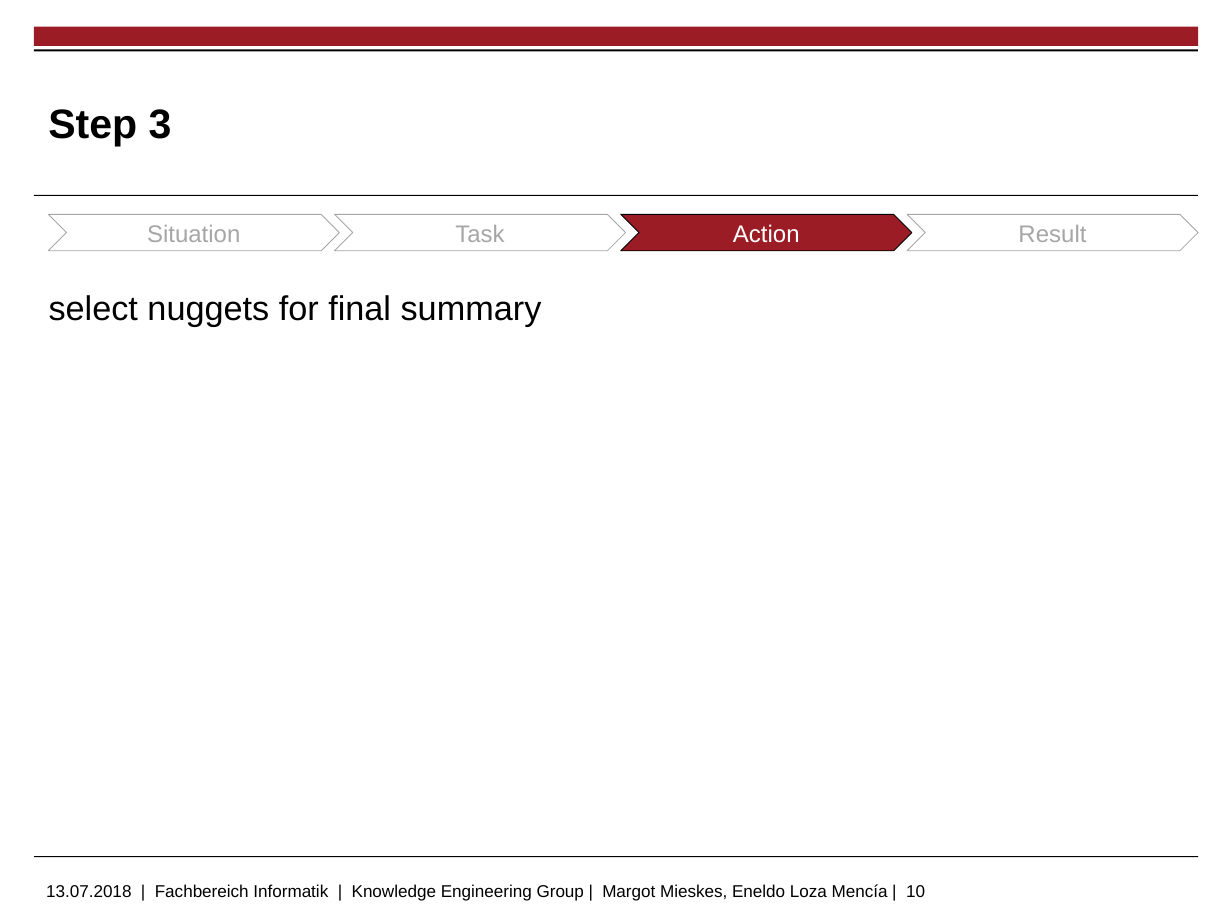
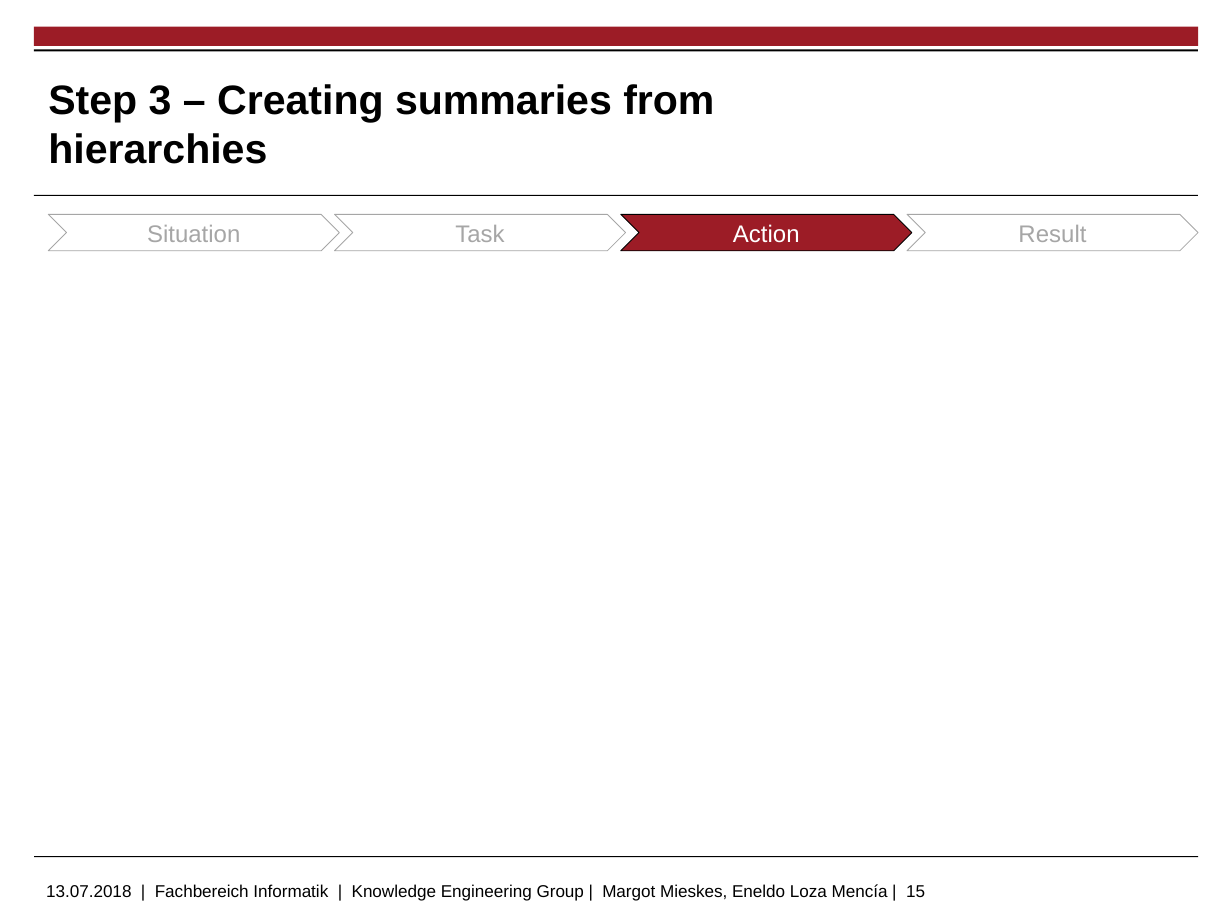
Before and after one commit to markushoehn/Auto_TextSum, a slide deck: slide 15 of presentation/20180713 Gruppe 5.pptx (slide 10 before the commit). Drawn at 1232x924 pixels with LibreOffice and Linux fonts; fonts in the diff are those of the drawing; background and template pictures are left out. Boxes give left, top, right and bottom in pixels: in the first picture for what was removed or moved away, otherwise in the second. Text is boxed around its words. In the diff, an @@ line names an element or a change of style, - is before the commit and + after.

Commit message:
added slides for pipeline step 3

```diff
--- a/presentation/20180713 Gruppe 5.pptx
+++ b/presentation/20180713 Gruppe 5.pptx
@@ title at <box>48,84,714,164</box>: text changed @@
-Step 3
+Step 3 – Creating summaries from hierarchies
@@ text removed at <box>49,295,542,327</box> @@
-select nuggets for final summary
@@ text at <box>46,884,925,901</box>: text changed @@
-13.07.2018 | Fachbereich Informatik | Knowledge Engineering Group | Margot Mieskes, Eneldo Loza Mencía | 10
+13.07.2018 | Fachbereich Informatik | Knowledge Engineering Group | Margot Mieskes, Eneldo Loza Mencía | 15
```
Also in this commit, not shown: 5 slides added.
